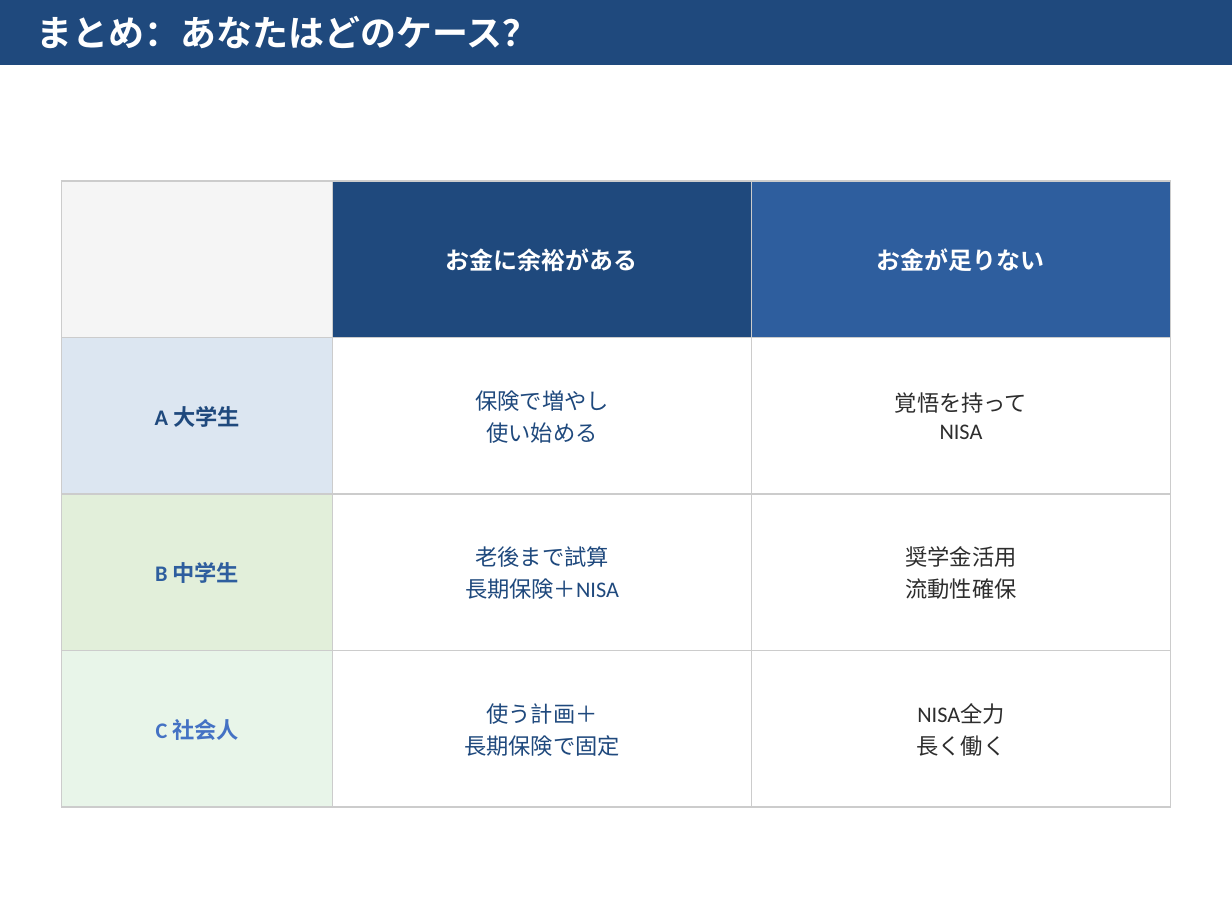
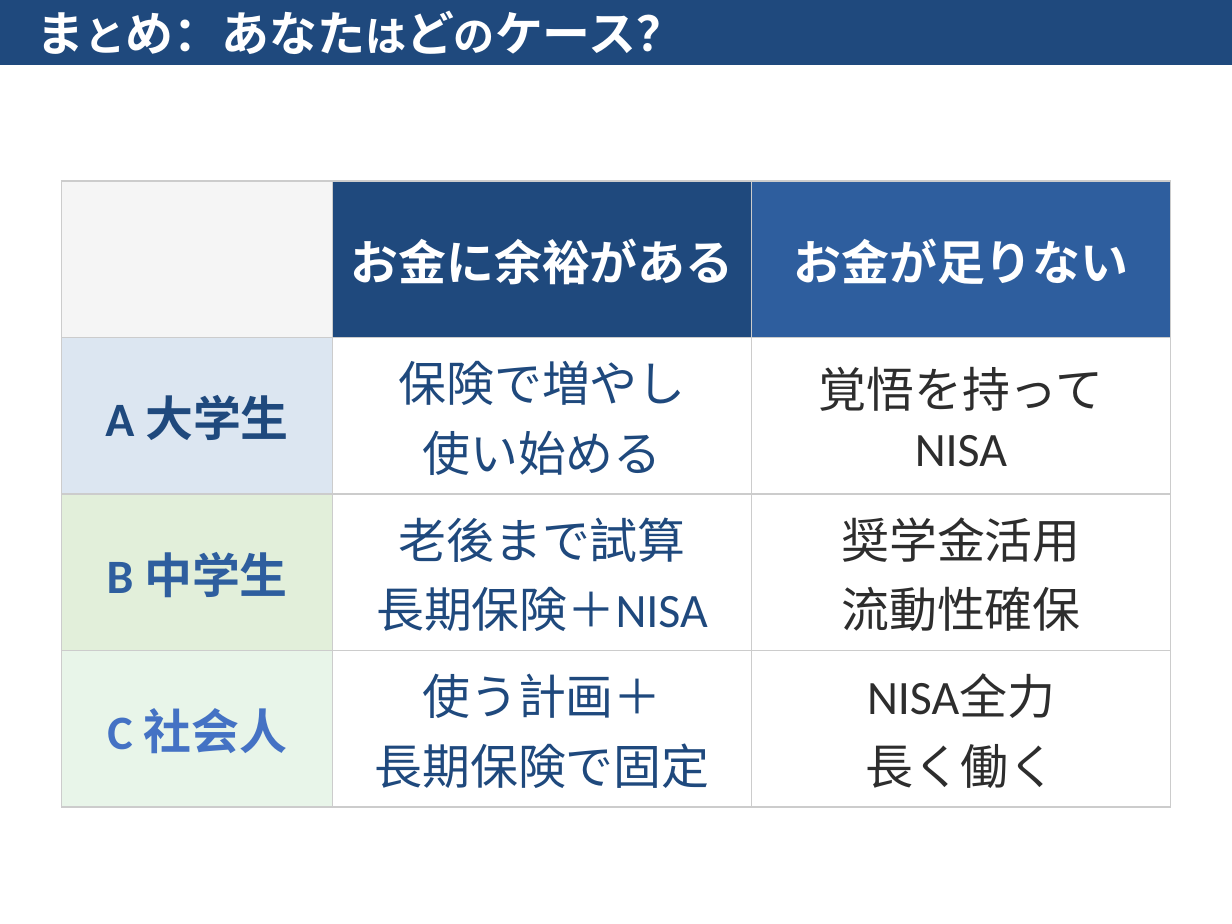
Before and after one commit to love2u2aya/seminar-hoken-vs-nisa, a slide deck: slide 24 of seminar_slides.pptx. Drawn at 1232x924 pixels with LibreOffice and Linux fonts; fonts in the diff are those of the drawing. Boxes give left, top, right and bottom in pixels: in the first picture for what was removed or moved away, otherwise in the second. Text is boxed around its words. In the diff, an @@ line names an element or a change of style, - is before the commit and + after.

```diff
--- a/seminar_slides.pptx
+++ b/seminar_slides.pptx
@@ text "まとめ：あなたはどのケース？" at (37,11,684,54): size 21 to 28 pt, size 21 to 24 pt in "まとめ：あなたはどのケース？" @@
@@ table at (62,181,1170,855) @@
@@ size 14 to 28 pt in "お金に余裕がある", "お金が足りない" @@
@@ size 13 to 28 pt in "A 大学生", "保険で増やし", "使い始める", "覚悟を持って" and 11 more places @@
```
Also in this commit, not shown: 26 other slides changed, 1 other file.
